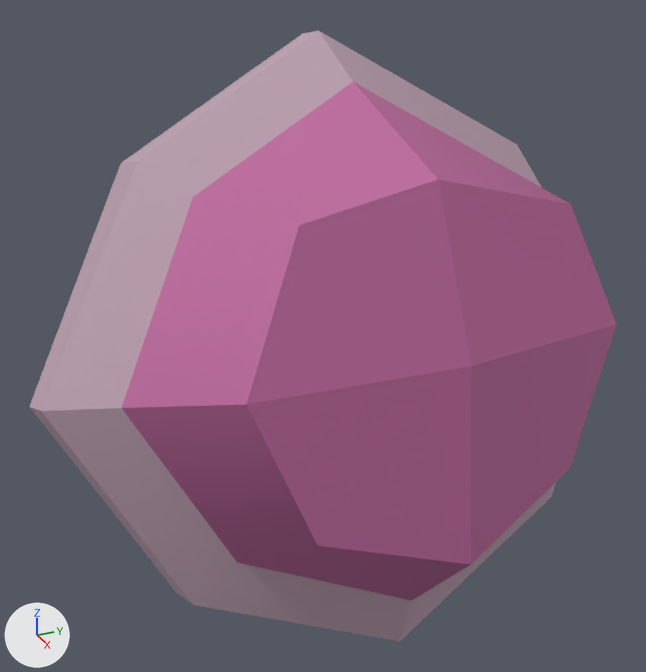
Two versions of the FBX model Assets/Weapons/Cup Cake Ammo.fbx, one commit apart.
Before and after are seen from a camera (50 mm lens) standing at (-0.056038, 0.009214, -0.006546) and looking at (-0.05805, 0.01012, -0.007553). The lights are fixed; the arrows at lower left show +X, +Y and +Z. Where no turn or scale is listed for an object, it has been applied to the vertices.

The scene before the commit, as lines of its bpy script (objects in view):
```python
me_mesh = bpy.data.meshes.new('Mesh')
me_mesh.from_pydata(...)  # 50 vertices, 48 faces; spans x -0.04785..-0.04666, y -0.0009..0.0008, z -0.00666..-0.00505
# faces by material slot: [12, 36]
me_mesh.materials.append(mat_blinn1)  # pink #bc689c
me_mesh.materials.append(mat_blinn3)  # grey #bca0af
ob_polysurface463 = bpy.data.objects.new('polySurface463', me_mesh)
ob_polysurface463.location = (-0.010741, 0.010248, -0.001739)
```
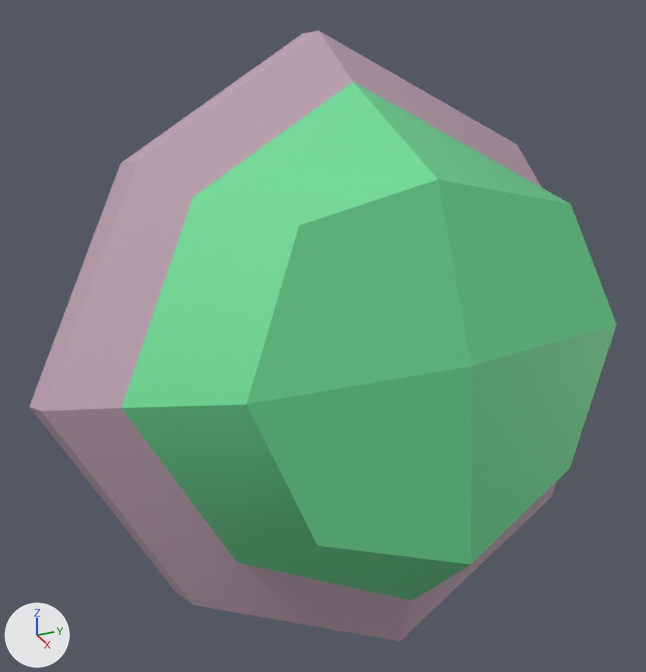
Where the newer file only moved an object's origin or applied its transform, the numbers keep the older frame.

What differs and where, as boxes [x1, y1, x2, y2] in the pictures (646 x 672 px):
part 1 of me_mesh, recoloured
    both: [122, 82, 617, 601]

The change, as a list of edits to the scene's bpy script:
```text
Add mat_lambert18:
    mat_lambert18 = principled_material('lambert18')
    mat_lambert18.base_color = (0.153, 0.702, 0.301)  # green #6dda95
Change me_mesh:
    where me_mesh.from_pydata(...)  # 50 vertices, 48 faces; spans x -0.04785..-0.04666, y -0.0009..0.0008, z -0.00666..-0.00505
    used by ob_polysurface463; location = (-0.010741, 0.010248, -0.001739)
    me_mesh part 1: all 12 faces that had it switch from mat_blinn1 (pink #bc689c) to mat_lambert18 (green #6dda95)
```
